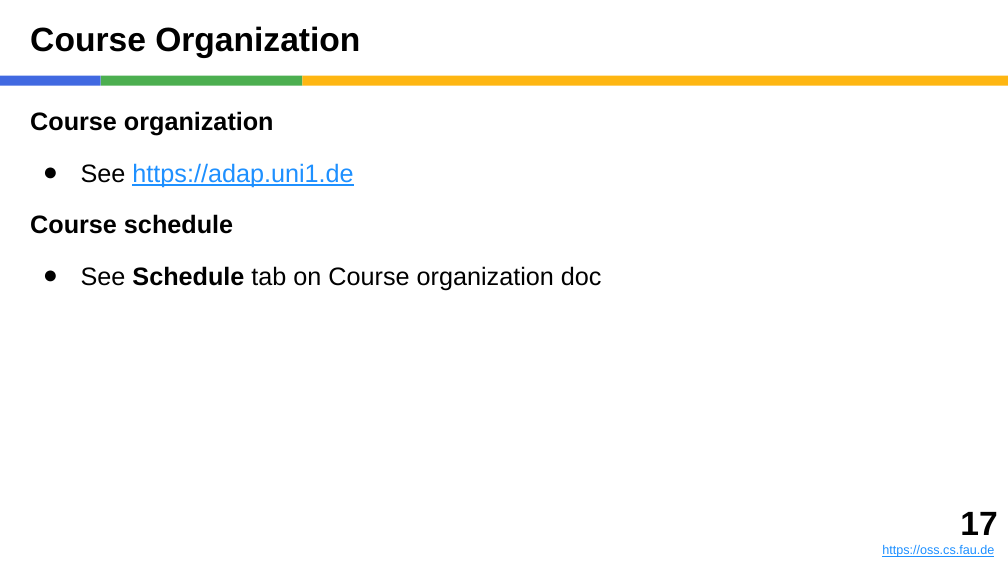
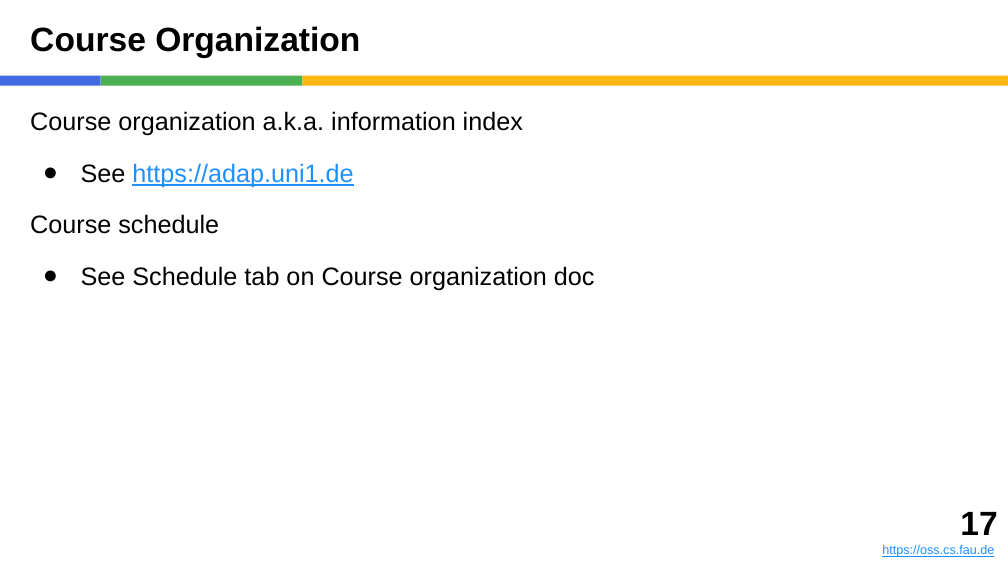
Before and after one commit to dirkriehle/adap-course, a slide deck: slide 17 of Lecture slides/ADAP A01 - Introduction.pptx. Drawn at 1008x567 pixels with LibreOffice and Linux fonts; fonts in the diff are those of the drawing. Boxes give left, top, right and bottom in pixels: in the first picture for what was removed or moved away, otherwise in the second. Text is boxed around its words. In the diff, an @@ line names an element or a change of style, - is before the commit and + after.

Commit message:
After B04 (design by contract) lecture

```diff
--- a/Lecture slides/ADAP A01 - Introduction.pptx
+++ b/Lecture slides/ADAP A01 - Introduction.pptx
@@ text at <box>30,111,523,136</box>: text changed; bold off @@
-Course organization
+Course organization a.k.a. information index
@@ text at <box>30,214,595,290</box>: bold off in "Course schedule", "Schedule" @@
```
Also in this commit, not shown: 2 other slides changed, 10 other files.
